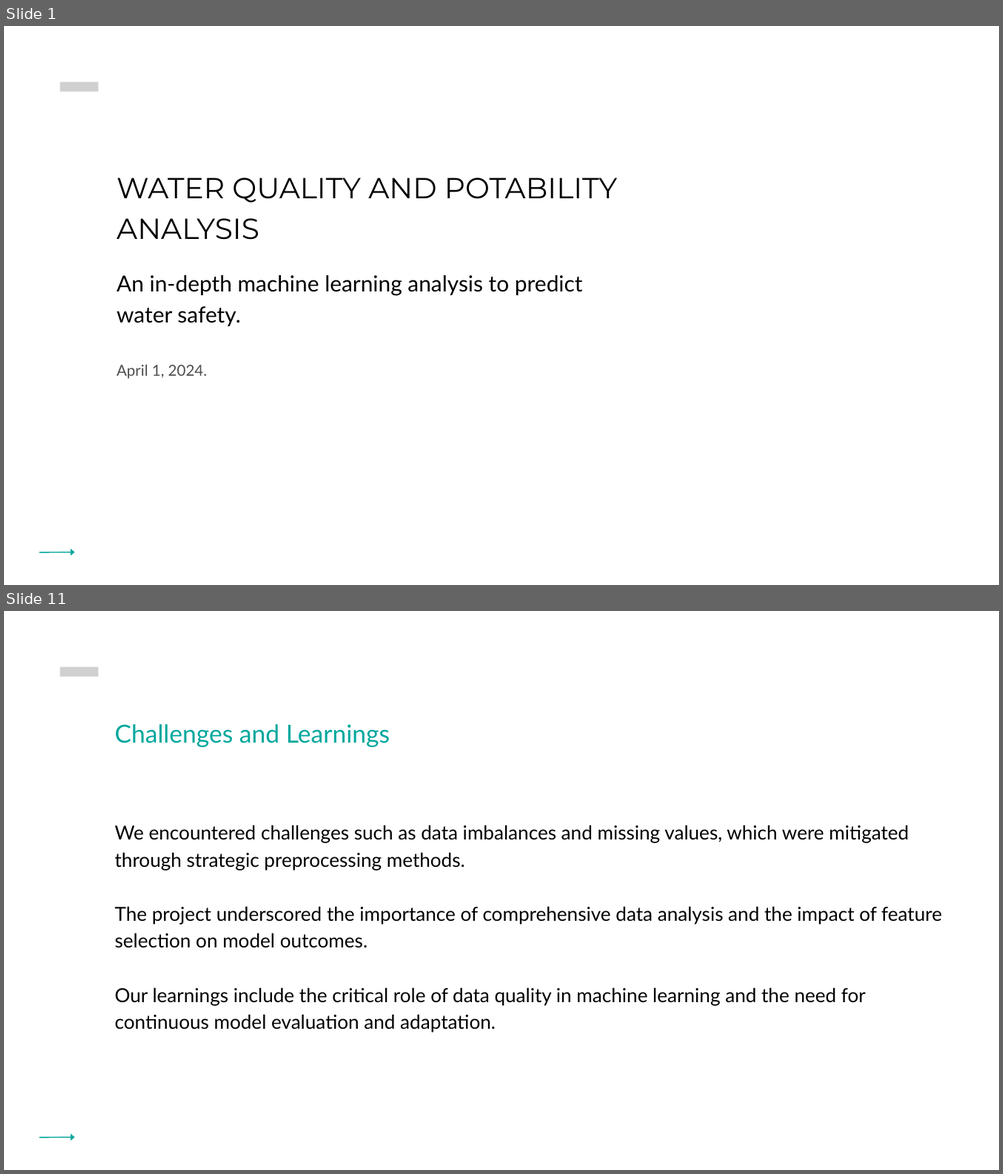
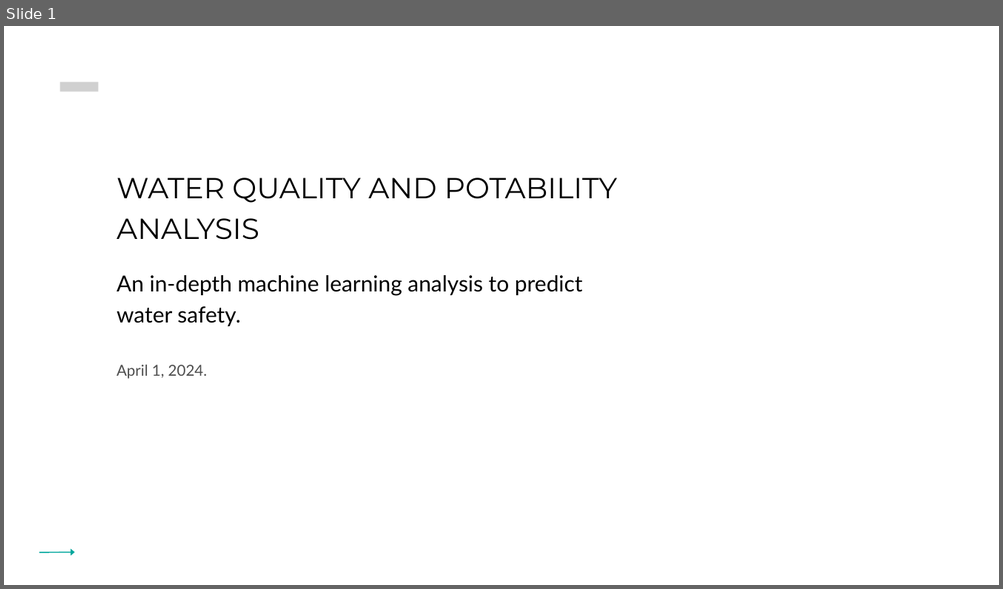
Before and after one commit to ERAA1997/Project-4-UoB, a slide deck: Project 4 Presentation.pptx. Shown one above the other, each under a label of ours: slides 1 and 11 before the commit, slide 1 after it; the slides between them are not shown. The pictures are 1003x1174 and 1003x589 pixels, drawn with LibreOffice and Linux fonts; fonts in the diff are those of the drawing; grey boxes stand for pictures. Boxes give left, top, right and bottom in pixels: in the first picture for what was removed or moved away, otherwise in the second. Text is boxed around its words. In the diff, an @@ line names an element or a change of style, - is before the commit and + after.

```diff
--- a/Project 4 Presentation.pptx
+++ b/Project 4 Presentation.pptx
@@ slide 11 removed at bbox=[4, 611, 999, 1170], background #FFFFFF @@
@@ picture removed at bbox=[60, 667, 98, 677] @@
@@ text removed at bbox=[115, 724, 390, 747] @@
-Challenges and Learnings
@@ text removed at bbox=[115, 825, 942, 1033] @@
-We encountered challenges such as data imbalances and missing values, which were mitigated through strategic preprocessing methods.
-The project underscored the importance of comprehensive data analysis and the impact of feature selection on model outcomes.
-Our learnings include the critical role of data quality in machine learning and the need for continuous model evaluation and adaptation.
@@ arrow removed from (40, 1138) to (74, 1138) @@
```
Also in this commit, not shown: 9 slides changed, 1 other slide removed.
